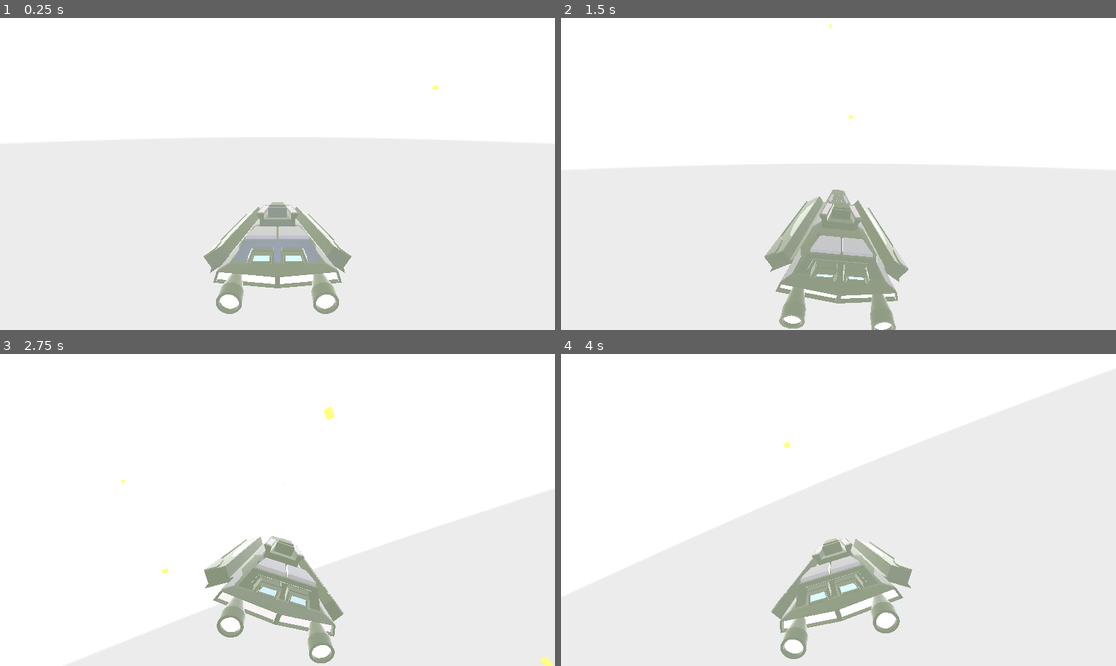
Above: before the commit, frames 1-4 (two rows, left to right).
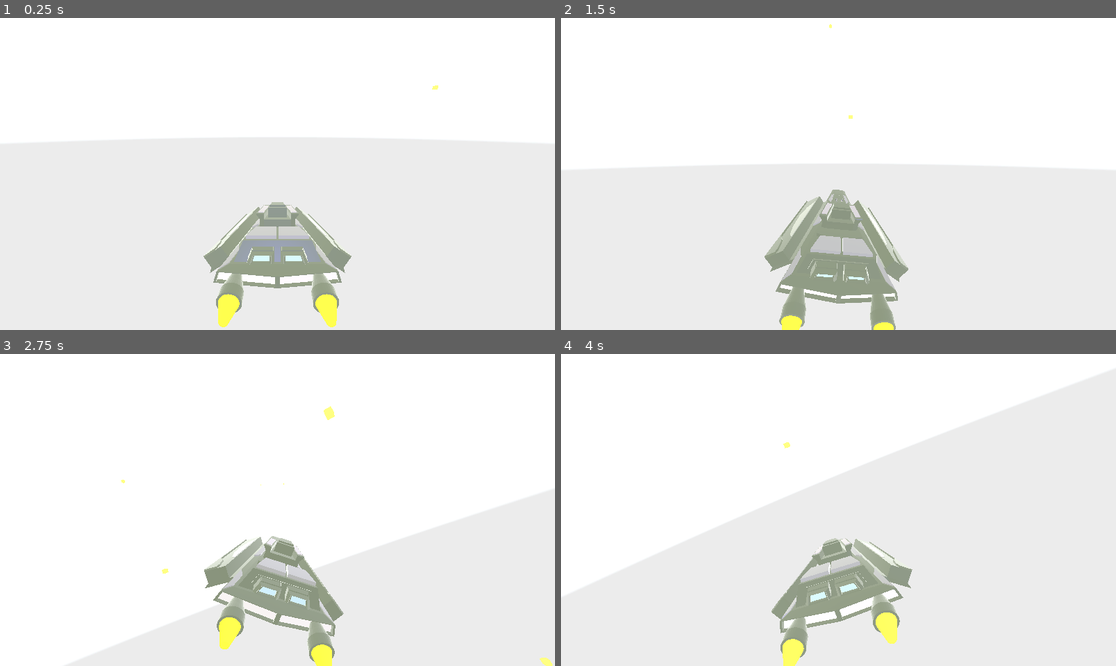
Above: after the commit, the same moments.

Repository: fixitman/g-multi
Game: Godot game, scene res://scenes/3d.tscn
Same seed, same stepped clock (60 frames per second), same inputs: the game is played once before the commit and once after it. The engine's default icon, where the game draws it, is replaced by a stand-in: a white triangle on a blue panel in a dark square. A sky picture missing from this copy of the repository is replaced by a grey-blue gradient.
Inputs (mouse positions are in pixels of both pictures, inside the frame that each line leads up to):
- Up to frame 1 (0.25 s): no input
- Up to frame 2 (1.5 s): tap Enter (ui_accept) at 0.5, 0.77 s; move the mouse to (960, 158) at 0.52 s; hold Right (right) 0.53-1.28 s; hold Tab (turbo) 0.53-1.28 s; click (960, 158) at 0.67 s; move the mouse to (727, 189) at 1.27 s; hold Down (down) from 1.28 s (still down); tap Ctrl (micro) at 1.35 s
- Up to frame 3 (2.75 s): tap Enter (ui_accept) at 1.52 s; tap Tab (turbo) at 1.55, 2.3 s; move the mouse to (333, 441) at 2.02 s; release Down (down) at 2.03 s; hold Right (right) from 2.03 s (still down); hold Space (shoot) from 2.03 s (still down)
- Up to frame 4 (4 s): move the mouse to (810, 572) at 2.77 s; release Right (right) at 2.78 s; release Space (shoot) at 2.78 s; hold Up (up) 2.78-3.53 s; tap Tab (turbo) at 2.85 s; click (810, 572) at 2.92 s; tap Enter (ui_accept) at 3.02, 3.77 s; move the mouse to (1005, 556) at 3.52 s; hold Left (left) from 3.53 s (still down); hold Tab (turbo) from 3.53 s (still down)

The runs differ from the first frame. In frame 1, 0.6% of the frame differs, in the area x 39-61%, y 88-100%; in frame 2, 0.2%; in frame 3, 0.5%; in frame 4, 0.6%.

Commit message:
added visual effect for turbo

Diff:
--- /dev/null
+++ b/mat_flame.tres
@@ -0,0 +1,9 @@
+[gd_resource type="StandardMaterial3D" format=3 uid="uid://ce0vef83874y6"]
+
+[resource]
+resource_local_to_scene = true
+resource_name = "flame"
+albedo_color = Color(0.984314, 0.803922, 0.0823529, 1)
+emission_enabled = true
+emission = Color(0.941406, 0.642492, 0.104064, 1)
+emission_energy_multiplier = 0.5
--- a/scenes/ship.tscn
+++ b/scenes/ship.tscn
@@ -1,7 +1,16 @@
-[gd_scene load_steps=5 format=3 uid="uid://dq41chvo0vfme"]
+[gd_scene load_steps=8 format=3 uid="uid://dq41chvo0vfme"]
 
 [ext_resource type="Script" uid="uid://cwg7doc5x3yda" path="res://scripts/ship.gd" id="1_2gnfn"]
 [ext_resource type="PackedScene" uid="uid://c40r0r6y5mry3" path="res://scenes/16_destroyer.tscn" id="2_4tobq"]
+[ext_resource type="Material" uid="uid://ce0vef83874y6" path="res://mat_flame.tres" id="3_4tobq"]
+
+[sub_resource type="CylinderMesh" id="CylinderMesh_tfsc7"]
+top_radius = 1.25
+height = 2.5
+
+[sub_resource type="CylinderMesh" id="CylinderMesh_gudjc"]
+top_radius = 1.25
+height = 2.5
 
 [sub_resource type="BoxShape3D" id="BoxShape3D_ix6ec"]
 size = Vector3(18, 10, 30)
@@ -19,6 +28,16 @@
 
 [node name="model" parent="visual" instance=ExtResource("2_4tobq")]
 transform = Transform3D(-4.37114e-08, 0, 1, 0, 1, 0, -1, 0, -4.37114e-08, 0, 0, -5)
+
+[node name="flame_port" type="MeshInstance3D" parent="visual"]
+transform = Transform3D(1, 0, 0, 0, -4.37114e-08, 1, 0, -1, -4.37114e-08, -5.68207, -0.24958, 17.7425)
+material_override = ExtResource("3_4tobq")
+mesh = SubResource("CylinderMesh_tfsc7")
+
+[node name="flame_starboard" type="MeshInstance3D" parent="visual"]
+transform = Transform3D(1, 0, 0, 0, -4.37114e-08, 1, 0, -1, -4.37114e-08, 5.66782, -0.24958, 17.7425)
+material_override = ExtResource("3_4tobq")
+mesh = SubResource("CylinderMesh_gudjc")
 
 [node name="CollisionShape3D" type="CollisionShape3D" parent="."]
 transform = Transform3D(1, 0, 0, 0, 1, 0, 0, 0, 1, -0.174685, 0.419574, 1.38357)
--- a/scripts/ship.gd
+++ b/scripts/ship.gd
@@ -1,12 +1,13 @@
 extends CharacterBody3D
+const BULLET = preload("res://scenes/bullet.tscn")
+const EXPLOSION = preload("res://scenes/explosion.tscn")
+
 @onready var camera = %Camera3D
 @onready var shoot_cast = $shoot_cast
 @onready var _3d: Node3D = $".."
-
-
+@onready var flame_material = $visual/flame_port.material_override
+@onready var flame_starboard = $visual/flame_starboard
 @onready var visual = $visual
-const BULLET = preload("res://scenes/bullet.tscn")
-const EXPLOSION = preload("res://scenes/explosion.tscn")
 
 @export var yaw_rate = -25
 @export var pitch_rate = 50
@@ -17,12 +18,8 @@
 @export var max_vroll_deg = 20.0
 @export var SPEED = 100
 @export var fire_rate = 8.0
-var gun_damage = 40
-
-
-
+@export var gun_damage = 40
 @export var roll_return = 5.0
-
 @export var turn_speed = 10
 @export var bullet_range = 5000
 
@@ -33,7 +30,6 @@
 # Called when the node enters the scene tree for the first time.
 func _ready():
 	$firing_timeout.wait_time = 1 / fire_rate
-	pass # Replace with function body.
 
 
 # Called every frame. 'delta' is the elapsed time since the previous frame.
@@ -46,21 +42,16 @@
 func _physics_process(delta):
 	var yaw = Input.get_axis("left","right")
 	var pitch = Input.get_axis("up","down")
+
 	if Input.is_action_pressed("micro"):
 		micro = .2
 	else:
 		micro = 1
 
-
-	if Input.is_action_pressed("turbo"):
-		turbo = 5
-	else:
-		turbo = 1
-
-
-
+	#ship rotation
 	rotate_object_local(Vector3(0,1,0),deg_to_rad(yaw) * yaw_rate * micro * delta)
 	rotate_object_local(Vector3(1,0,0),deg_to_rad(pitch) * pitch_rate * micro * delta)
+
 	#visual effect only
 	if Input.is_action_pressed("left"):
 		visual.rotation_degrees.z = lerp(visual.rotation_degrees.z, max_roll_deg, bank_rate * delta )
@@ -68,7 +59,7 @@
 		visual.rotation_degrees.z = lerp(visual.rotation_degrees.z, -max_roll_deg, bank_rate * delta )
 	else:
 		visual.rotation_degrees.z = lerp(visual.rotation_degrees.z, 0.0, bank_rate * delta )
-	clamp(visual.rotation_degrees.z,-max_roll_deg, max_roll_deg)
+	#clamp(visual.rotation_degrees.z,-max_roll_deg, max_roll_deg)
 
 	if Input.is_action_pressed("down"):
 		visual.rotation_degrees.x = lerp(visual.rotation_degrees.x, max_vroll_deg, vroll_rate * delta )
@@ -78,8 +69,10 @@
 		visual.rotation_degrees.x = lerp(visual.rotation_degrees.x, 0.0, vroll_rate * delta )
 	clamp(visual.rotation_degrees.x,-max_roll_deg, max_roll_deg)
 
-
-
+	if Input.is_action_pressed("turbo"):
+		turbo_on()
+	else:
+		turbo_off()
 
 	if Input.is_action_pressed("shoot") and not firing:
 		$firing_timeout.wait_time = 1 / fire_rate
@@ -88,8 +81,8 @@
 		shoot()
 
 
+	#always moving wherever the ship is pointing
 	velocity = transform.basis.z * -SPEED * turbo
-
 	move_and_slide()
 #
 
@@ -111,6 +104,13 @@
 			else:
 				target.collider.queue_free()
 
-
 func _on_firing_timeout_timeout():
 	firing = false
+
+func turbo_on():
+	turbo = 5
+	flame_material.emission_energy_multiplier = 2.5
+
+func turbo_off():
+	turbo = 1
+	flame_material.emission_energy_multiplier = .5
